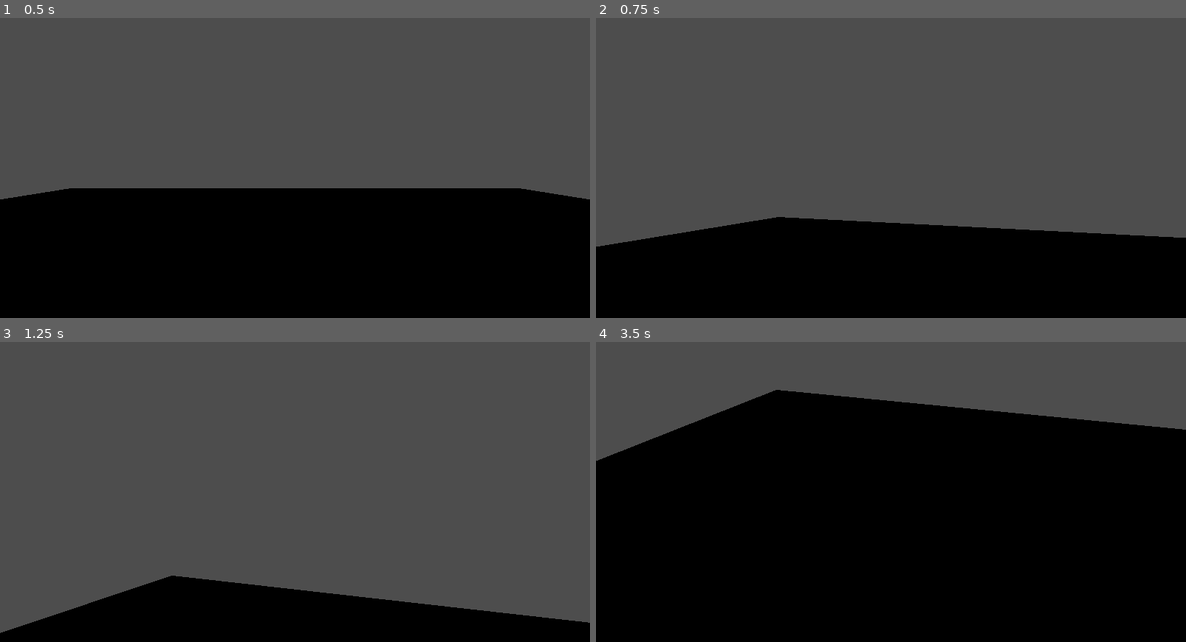
Above: before the commit, frames 1-4 (two rows, left to right).
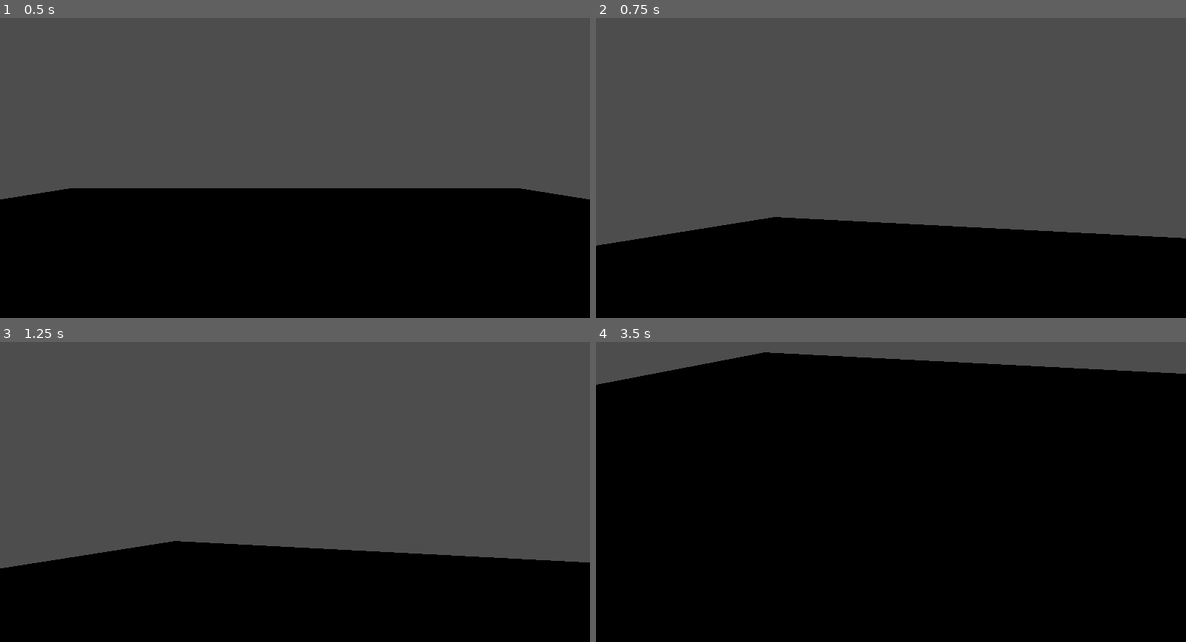
Above: after the commit, the same moments.

Repository: DAGimenez/VueltaAcasa
Game: Godot game, scene res://Escenas/mundo.tscn
Same seed, same stepped clock (60 frames per second), same inputs: the game is played once before the commit and once after it. The project has no main scene, so this scene is started directly.
Inputs (mouse positions are in pixels of both pictures, inside the frame that each line leads up to):
- Up to frame 1 (0.5 s): no input
- Up to frame 2 (0.75 s): tap Enter at 0.5 s; move the mouse to (1020, 135) at 0.52 s; tap A (A) at 0.6 s
- Up to frame 3 (1.25 s): tap Space (Salto) at 0.77 s; tap D (D) at 0.8 s
- Up to frame 4 (3.5 s): move the mouse to (773, 492) at 1.27 s; tap D (D) at 1.35 s; tap Space (Salto) at 1.52, 2.75, 3.02 s; tap S (S) at 1.55, 2.1 s; move the mouse to (950, 405) at 2.02 s; hold Shift (Sprint) 2.03-2.78 s; move the mouse to (861, 543) at 2.77 s; tap Shift (Sprint) at 2.85 s; tap A (A) at 3.05 s

Frame 1 is identical in both runs. In frame 2, 0.2% of the frame differs, in the area x 0-100%, y 66-77%; in frame 3, 16%; in frame 4, 17%, in the area x 0-100%, y 3-40%.

Commit message:
Update_Version_Final

Diff:
--- a/Player1.gd
+++ b/Player1.gd
@@ -4,14 +4,17 @@
 @onready var camera_3d: Camera3D = $vista/Camera3D
 
 @export var mouse_sensitivity : float = 0.005
-@export var SPEED : float = 0.0
+@export var SPEED : float = 3.0
 @export var SPRINT : float = 10.0
 @export var JUMP_VELOCITY : float = 0.0
 
 
 var rotation_x := 0.0
 var sprinting : bool = false
-var stamina : float = 100.0
+var stamina : float = 200.0
+var MIN_SPRINT := 175.0
+var recovery := 100.0
+var decrement := 50.0
 
 func _input(event: InputEvent) -> void:
 	if event is InputEventMouseMotion:
@@ -27,40 +30,53 @@
 		vista.rotation.x = rotation_x
 
 func _ready() -> void:
-	SPEED = 6.0
-	JUMP_VELOCITY = 6.0
+	Input.mouse_mode = Input.MOUSE_MODE_CAPTURED
 
 func _physics_process(delta : float) -> void:
 	_salto(delta)
 	_movimiento(delta)
+	actualizar_stamina()
+
+func actualizar_stamina():
+	if stamina >= 133.34:
+		SPRINT = 8.0
+	elif stamina < 66.68:
+		SPRINT = 4.0
+	else:
+		SPRINT = 6.0
+
+	print("mi velocidad es: ", SPRINT, " y mi estamina es de: " , stamina)
+
 
 func _movimiento(delta : float):
-	if Input.is_action_pressed("Sprint") and stamina > 0.0:
+	if Input.is_action_pressed("Sprint") and stamina >= MIN_SPRINT:
 		sprinting = true
-		stamina -= stamina * delta
-		stamina = clamp(stamina, 0, 100)
 
-	elif Input.is_action_just_released("Sprint") or stamina == 0.0:
+	elif Input.is_action_just_released("Sprint") or stamina <= 0:
 		sprinting = false
-		stamina += stamina * delta
-		stamina = clamp(stamina, 0, 100)
-
-	print("Mi estamina es: ", stamina)
 
 	var input_dir := Input.get_vector("A", "D", "W", "S")
 	var direction := (transform.basis * Vector3(input_dir.x, 0, input_dir.y)).normalized()
 
-	if direction and sprinting:
-		velocity.x = direction.x * SPRINT
-		velocity.z = direction.z * SPRINT
-	elif direction:
-		velocity.x = direction.x * SPEED
-		velocity.z = direction.z * SPEED
+	if direction:
+		if sprinting:
+			velocity.x = direction.x * SPRINT
+			velocity.z = direction.z * SPRINT
+			stamina -= recovery * delta
+			stamina = clamp(stamina, 0, 200)
+		else:
+			stamina += decrement * delta
+			velocity.x = direction.x * SPEED
+			velocity.z = direction.z * SPEED
+			stamina = clamp(stamina, 0, 200)
 	else:
+		stamina += decrement * delta
 		velocity.x = move_toward(velocity.x, 0, SPEED)
 		velocity.z = move_toward(velocity.z, 0, SPEED)
+		stamina = clamp(stamina, 0, 200)
 
 	move_and_slide()
+
 
 func _salto(delta : float):
 		# Add the gravity.
